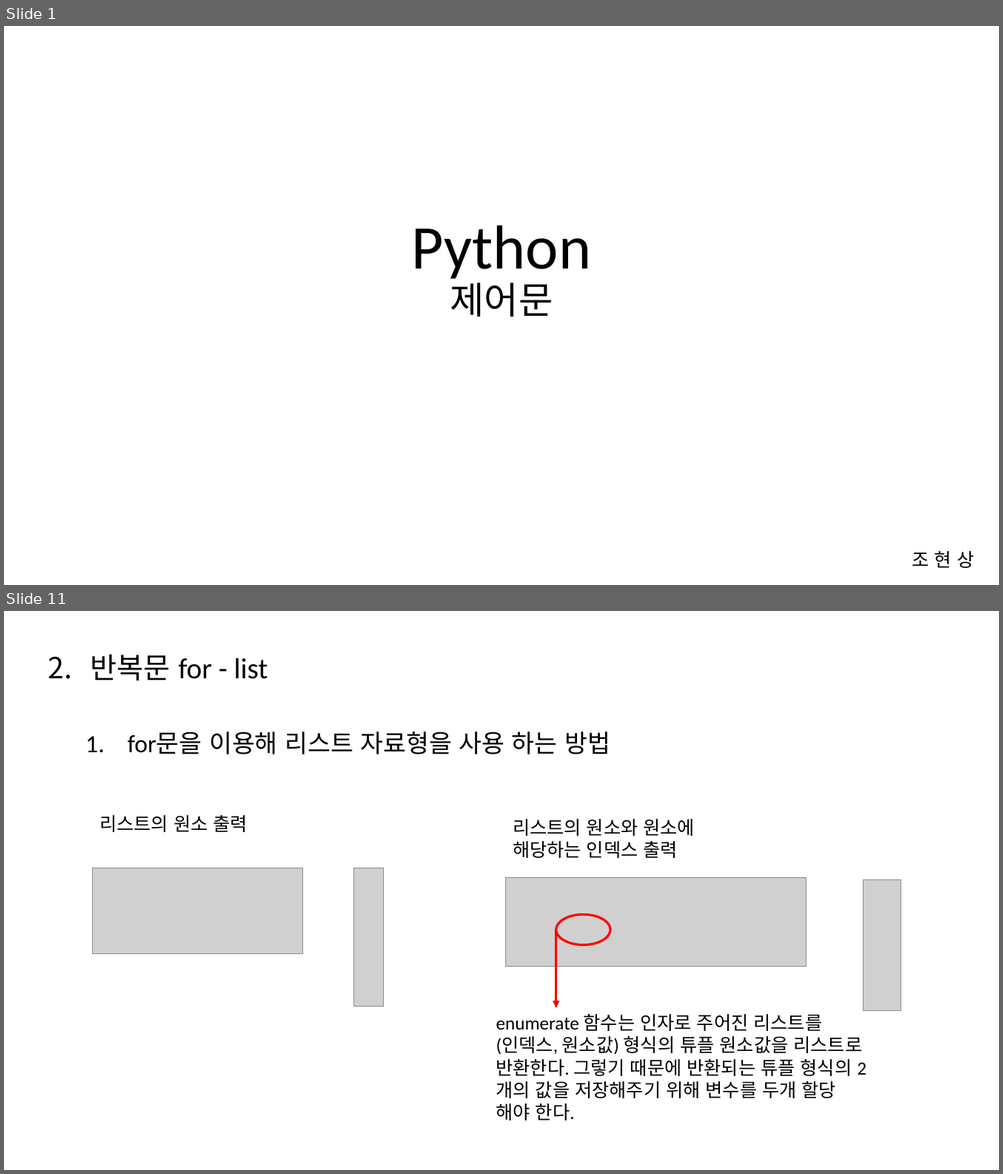
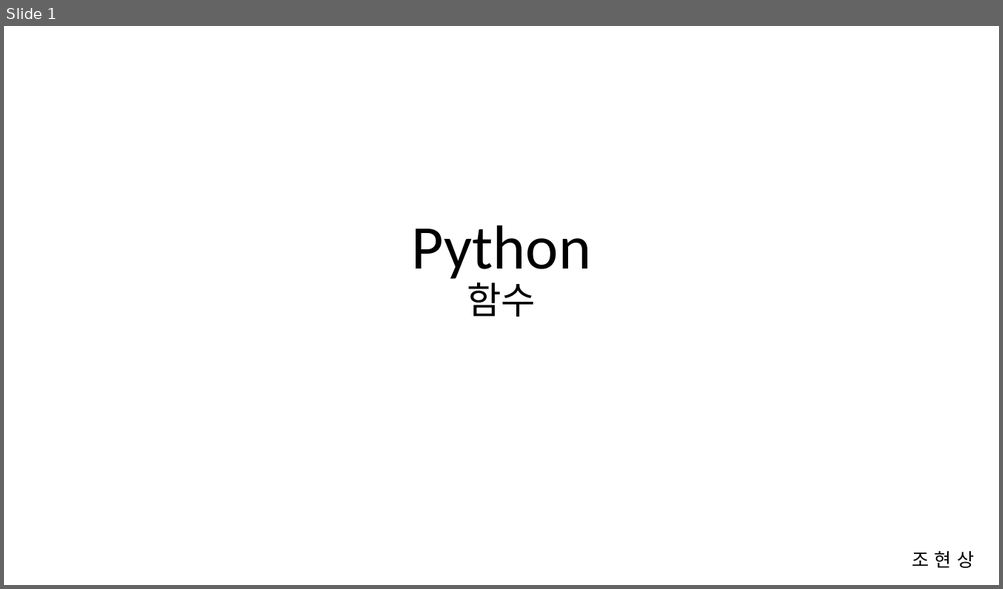
Before and after one commit to Cho-Hyeon-Sang/python, a slide deck: 3_Function/python_함수.pptx. Shown one above the other, each under a label of ours: slides 1 and 11 before the commit, slide 1 after it; the slides between them are not shown. The pictures are 1003x1174 and 1003x589 pixels, drawn with LibreOffice and Linux fonts; fonts in the diff are those of the drawing; grey boxes stand for pictures. Boxes give left, top, right and bottom in pixels: in the first picture for what was removed or moved away, otherwise in the second. Text is boxed around its words. In the diff, an @@ line names an element or a change of style, - is before the commit and + after.

Commit message:
Feat : 함수 ppt 추가

```diff
--- a/3_Function/python_함수.pptx
+++ b/3_Function/python_함수.pptx
@@ slide 11 removed at [4,611,999,1170], background #FFFFFF @@
@@ text removed at [91,654,610,755] @@
-2. 반복문 for - list
-  1. for문을 이용해 리스트 자료형을 사용 하는 방법
@@ text removed at [99,815,247,832] @@
-리스트의 원소 출력
@@ text removed at [512,819,694,858] @@
-리스트의 원소와 원소에 해당하는 인덱스 출력
@@ picture removed at [92,868,302,954] @@
@@ picture removed at [353,868,383,1006] @@
@@ picture removed at [506,877,806,966] @@
@@ picture removed at [864,880,901,1011] @@
@@ ellipse removed at [556,914,611,945] @@
@@ arrow removed from (556, 931) to (556, 1008) @@
@@ text removed at [496,1014,862,1121] @@
-enumerate 함수는 인자로 주어진 리스트를 (인덱스, 원소값) 형식의 튜플 원소값을 리스트로 반환한다. 그렇기 때문에 반환되는 튜플 형식의 2개의 값을 저장해주기 위해 변수를 두개 할당 해야 한다.
@@ slide 1 changed as well @@
@@ title at [411,225,591,317]: text changed @@
-Python
-제어문
+Python
+함수
```
Also in this commit, not shown: 7 slides added, 12 other slides removed, 1 other file.
